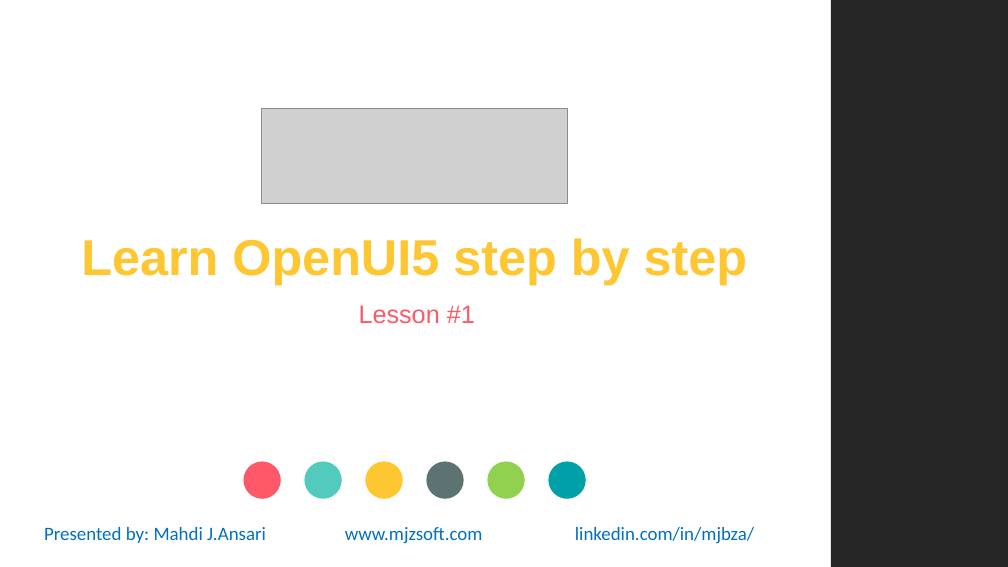
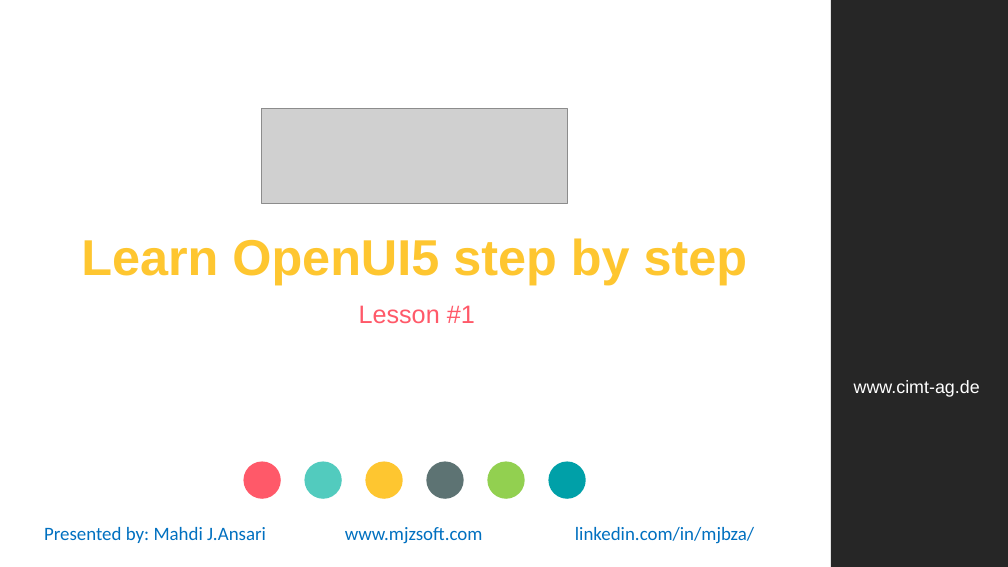
Before and after one commit to MJZSoft/OpenUI5Tutorial, a slide deck: slide 1 of Presentations/UI5_000.potx. Drawn at 1008x567 pixels with LibreOffice and Linux fonts; fonts in the diff are those of the drawing; grey boxes stand for pictures; background and template pictures are left out. Boxes give left, top, right and bottom in pixels: in the first picture for what was removed or moved away, otherwise in the second. Text is boxed around its words. In the diff, an @@ line names an element or a change of style, - is before the commit and + after.

```diff
--- a/Presentations/UI5_000.potx
+++ b/Presentations/UI5_000.potx
@@ text added at box(854, 380, 980, 397), 17 pt, text #FFFFFF @@
+www.cimt-ag.de
```
Also in this commit, not shown: 1 slide added, 1 slide removed.
